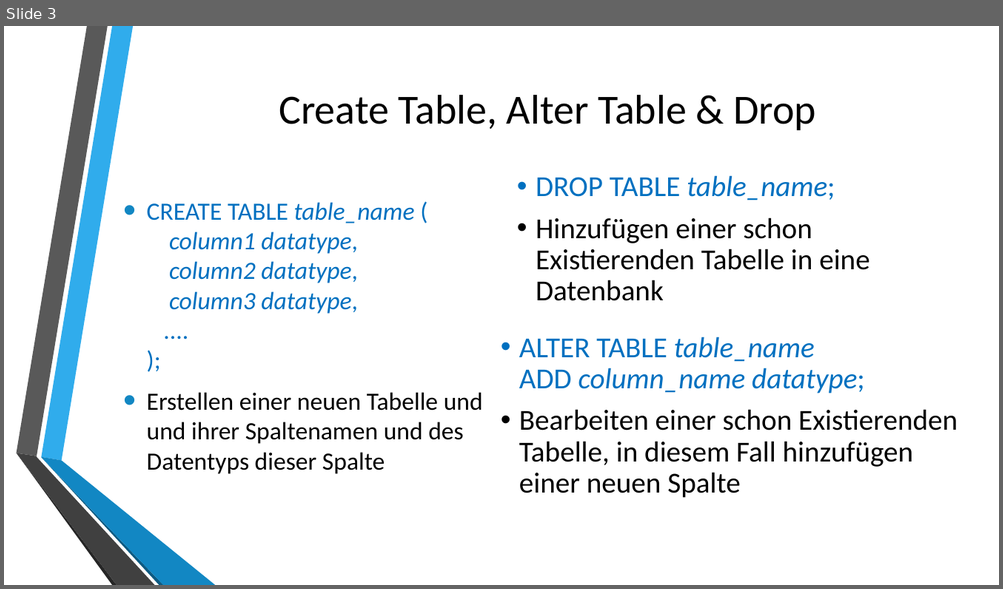
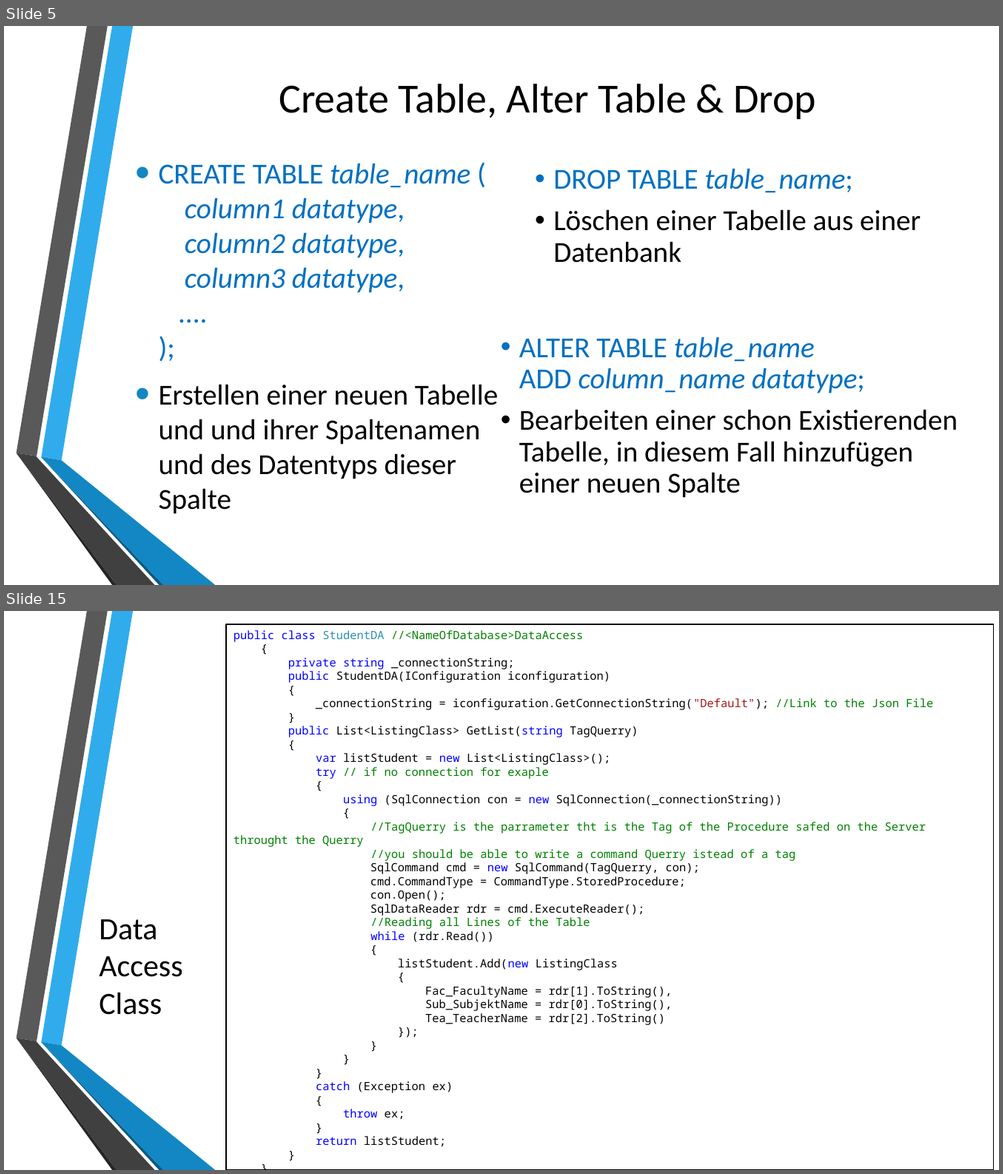
Before and after one commit to johzip/SQL_Presentation, a slide deck: Presentation.pptx. Shown one above the other, each under a label of ours: slide 3 before the commit, slides 5 and 15 after it; the slides between them are not shown. The pictures are 1003x589 and 1003x1174 pixels, drawn with LibreOffice and Linux fonts; fonts in the diff are those of the drawing; background and template pictures are left out. Boxes give left, top, right and bottom in pixels: in the first picture for what was removed or moved away, otherwise in the second. Text is boxed around its words. In the diff, an @@ line names an element or a change of style, - is before the commit and + after.

Commit message:
Fixes on the C# Project Added all needed Attributes to teh Listing class prepared the Presentation.pptx

```diff
--- a/Presentation.pptx
+++ b/Presentation.pptx
@@ slide 15 added at [4, 611, 999, 1170], background picture (left out); not listed: 6 template elements that a slide beside it also shows @@
@@ rectangle added at [226, 624, 993, 1170], fill #FFFFFF, outline #000000 1.25 pt, 11 pt, text #000000 @@
+public class StudentDA //<NameOfDatabase>DataAccess
+{
+private string _connectionString;
+public StudentDA(IConfiguration iconfiguration)
+{
+_connectionString = iconfiguration.GetConnectionString("Default"); //Link to the Json File
+}
+public List<ListingClass> GetList(string TagQuerry)
+{
+var listStudent = new List<ListingClass>();
+try // if no connection for exaple
+{
+using (SqlConnection con = new SqlConnection(_connectionString))
+{
+//TagQuerry is the parrameter tht is the Tag of the Procedure safed on the Server throught the Querry
+//you should be able to write a command Querry istead of a tag
+SqlCommand cmd = new SqlCommand(TagQuerry, con);
+cmd.CommandType = CommandType.StoredProcedure;
+con.Open();
+SqlDataReader rdr = cmd.ExecuteReader();
+//Reading all Lines of the Table
+while (rdr.Read())
+{
+listStudent.Add(new ListingClass
+{
+Fac_FacultyName = rdr[1].ToString(),
+Sub_SubjektName = rdr[0].ToString(),
+Tea_TeacherName = rdr[2].ToString()
+});
+}
+}
+}
+catch (Exception ex)
+{
+throw ex;
+}
+return listStudent;
+}
+}
@@ text added at [99, 920, 182, 1015], 30 pt, text #000000 @@
+Data
+Access Class
@@ what was slide 3 is now slide 5 @@
@@ slide 5 changed as well @@
@@ title "Create Table, Alter Table & ...": place and size @@
-title "Create Table, Alter Table & ..." at [279, 95, 816, 130]
+title "Create Table, Alter Table & ..." at [279, 84, 816, 119]
@@ text "CREATE TABLE table_name ( column1 ...": place and size @@
-text "CREATE TABLE table_name ( column1 ..." at [147, 202, 483, 474]
+text "CREATE TABLE table_name ( column1 ..." at [159, 163, 498, 514]
@@ text "CREATE TABLE table_name ( column1 ..." at [159, 163, 498, 514]: size 24 to 28 pt @@
@@ text "DROP TABLE table_name;": place and size @@
-text "DROP TABLE table_name;" at [535, 175, 869, 301]
+text "DROP TABLE table_name;" at [553, 168, 920, 263]
@@ text at [553, 210, 920, 263]: text changed @@
-• Hinzufügen einer schon Existierenden Tabelle in eine Datenbank
+• Löschen einer Tabelle aus einer Datenbank
```
Also in this commit, not shown: 3 other slides changed, 10 other slides added, 2 slides removed, 8 other files.
